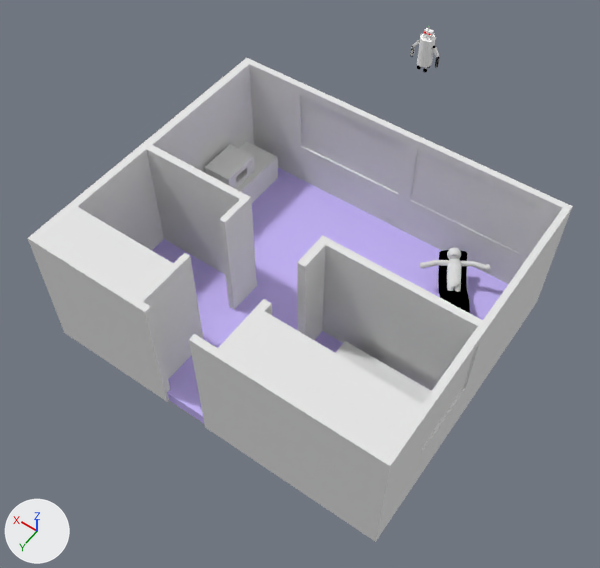
The Blender file KILL.blend, before and after one commit.
Camera for both pictures: a 50 mm lens placed at (-21.5, 30.6, 51.0), pointed at (0.6, -0.3, 2.4). The lights are fixed; the arrows at lower left show +X, +Y and +Z.

The first picture shows 'Bett', 'Bodenplatte', 'Head', 'Kissen', 'Kommode', 'LeftForearm', 'LeftForearm.002', 'LeftHand', 'LeftHand.001', 'LeftStraight', 'LeftUpperarm', 'LeftUpperarm.001', 'Mikro', 'Mirror', 'Mirror.001', 'Mirror.002', 'RightStraight', 'Room', 'Sitzflaeche'.
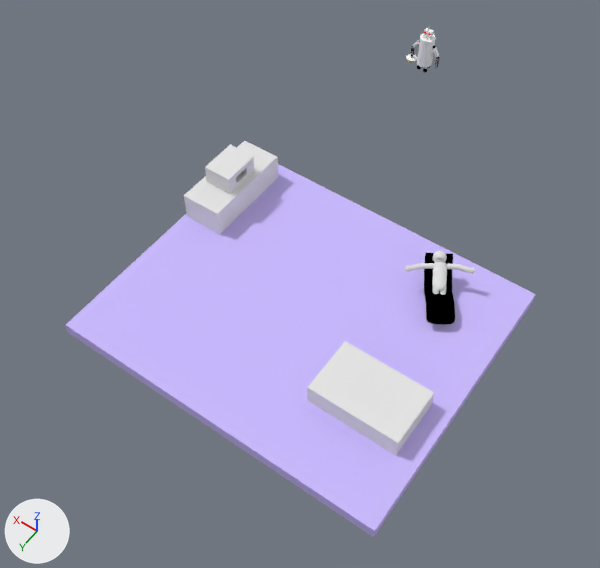
Commit message: Burger und Laser

Patch to the scene script:
```diff
--- a/KILL.blend.py
+++ b/KILL.blend.py
@@ ob_room @@
 ob_room.scale = (4.0, 4.0, -7.29)
+ob_room.hide_viewport = True
@@ ob_mirror_002 @@
 ob_mirror_002.scale = (2.84, 0.271, 1.6)
+ob_mirror_002.hide_viewport = True
@@ ob_mirror_001 @@
 ob_mirror_001.scale = (4.74, 0.407, 1.6)
+ob_mirror_001.hide_viewport = True
@@ ob_mirror @@
 ob_mirror.scale = (4.74, 0.532, 1.6)
+ob_mirror.hide_viewport = True
@@ ob_sitzflaeche @@
 ob_sitzflaeche = bpy.data.objects.new('Sitzflaeche', me_sitzflaeche)
-ob_sitzflaeche.location = (-9.34, -6.23, 1.38)
+ob_sitzflaeche.location = (-8.55, -5.48, 1.19)
 ob_sitzflaeche.rotation_euler = (0.0, 0.0, -0.992)  # degrees (0, 0, -57)
@@ ob_leftupperarm_001 @@
 ob_leftupperarm_001 = bpy.data.objects.new('LeftUpperarm.001', me_sphere_016)
-ob_leftupperarm_001.location = (-7.44, -8.48, 2.42)
+ob_leftupperarm_001.location = (-6.65, -7.72, 2.24)
 ob_leftupperarm_001.rotation_euler = (-1.555, 0.676, 2.175)  # degrees (-89, 39, 125)
@@ ob_leftupperarm @@
 ob_leftupperarm = bpy.data.objects.new('LeftUpperarm', me_sphere_002)
-ob_leftupperarm.location = (-8.06, -8.88, 2.42)
+ob_leftupperarm.location = (-7.26, -8.12, 2.24)
 ob_leftupperarm.rotation_euler = (-1.566, -0.676, -1.0)  # degrees (-90, -39, -57)
@@ ob_lefthand_001 @@
 ob_lefthand_001 = bpy.data.objects.new('LeftHand.001', me_sphere_009)
-ob_lefthand_001.location = (-9.97, -9.75, 2.4)
+ob_lefthand_001.location = (-9.17, -9.0, 2.22)
 ob_lefthand_001.rotation_euler = (-2.217, 0.0983, 0.502)  # degrees (-127, 5.6, 29)
@@ ob_leftforearm @@
 ob_leftforearm = bpy.data.objects.new('LeftForearm', me_sphere_008)
-ob_leftforearm.location = (-9.02, -9.45, 2.43)
+ob_leftforearm.location = (-8.23, -8.7, 2.25)
 ob_leftforearm.rotation_euler = (1.466, 0.646, 1.771)  # degrees (84, 37, 101)
@@ ob_leftforearm_002 @@
 ob_leftforearm_002 = bpy.data.objects.new('LeftForearm.002', me_sphere_026)
-ob_leftforearm_002.location = (-6.58, -7.86, 2.43)
+ob_leftforearm_002.location = (-5.78, -7.1, 2.25)
 ob_leftforearm_002.rotation_euler = (-1.498, 2.492, -0.666)  # degrees (-86, 143, -38)
@@ ob_lefthand @@
 ob_lefthand = bpy.data.objects.new('LeftHand', me_sphere_015)
-ob_lefthand.location = (-5.93, -7.11, 2.4)
+ob_lefthand.location = (-5.13, -6.36, 2.22)
 ob_lefthand.rotation_euler = (0.924, -0.0983, 0.655)  # degrees (53, -5.6, 38)
@@ ob_rightstraight @@
 ob_rightstraight = bpy.data.objects.new('RightStraight', me_sphere_010)
-ob_rightstraight.location = (-8.65, -6.87, 0.77)
+ob_rightstraight.location = (-7.85, -6.11, 0.58)
 ob_rightstraight.rotation_euler = (0.859, -0.000202, 0.585)  # degrees (49, 0, 34)
@@ ob_leftstraight @@
 ob_leftstraight = bpy.data.objects.new('LeftStraight', me_sphere_010)
-ob_leftstraight.location = (-9.08, -7.1, 0.81)
+ob_leftstraight.location = (-8.28, -6.35, 0.63)
 ob_leftstraight.rotation_euler = (0.879, 0.00822, 0.496)  # degrees (50, 0.5, 28)
@@ ob_head @@
 ob_head = bpy.data.objects.new('Head', me_sphere_018)
-ob_head.location = (-7.45, -9.05, 2.85)
+ob_head.location = (-6.66, -8.3, 2.67)
 ob_head.rotation_euler = (0.895, 0.0, 0.578)  # degrees (51, 0, 33)
@@ ob_kissen @@
 ob_kissen.matrix_parent_inverse = Matrix(((1.0, 0.0, 0.0, 0.951), (0.0, -0.0648, 0.0, 0.0338), (0.0, 0.0, -0.398, 1.695), (0.0, 0.0, 0.0, 1.0)))
-ob_kissen.location = (47.53, 1.164, 17.41)
+ob_kissen.location = (46.61, 1.215, 18.52)
 ob_kissen.rotation_euler = (0.0, 0.637, 0.0)  # degrees (0, 36, 0)
-ob_kissen.scale = (-1.19, -11.5, -1.98)
+ob_kissen.scale = (-2.91, -12.1, -6.05)
 _m = ob_kissen.modifiers.new('Subsurf', 'SUBSURF')
@@ ob_burgerpart_rob1_004 @@
+ob_burgerpart_rob1_004 = bpy.data.objects.new('BurgerPart_Rob1.004', me_mesh_005)  # 940 vertices, 1159 faces; spans x -4.44..4.56, y -7.18..1.13, z -1.83..1.45; in mat_material_003 (red #b70000)
+ob_burgerpart_rob1_004.location = (4.08, -21.57, 7.92)
+ob_burgerpart_rob1_004.rotation_euler = (-3.081, 0.0339, -1.202)  # degrees (-177, 1.9, -69)
+ob_burgerpart_rob1_004.scale = (0.0793, 0.0795, 0.0502)
@@ ob_burgerpart_rob1_001 @@
+ob_burgerpart_rob1_001 = bpy.data.objects.new('BurgerPart_Rob1.001', me_cylinder_015)  # 98 vertices, 128 faces; spans x -1.0..1.0, y -1.0..1.0, z -1.0..1.0; in mat_material_007 (its picture is missing); modifiers SUBSURF
+ob_burgerpart_rob1_001.location = (4.31, -21.48, 7.83)
+ob_burgerpart_rob1_001.rotation_euler = (0.0601, 0.0339, -1.202)  # degrees (3.4, 1.9, -69)
+ob_burgerpart_rob1_001.scale = (0.362, 0.363, 0.052)
@@ ob_burgerpart_rob1_002 @@
+ob_burgerpart_rob1_002 = bpy.data.objects.new('BurgerPart_Rob1.002', me_cylinder_016)  # a 32-sided cylinder along z spanning x -1.0..1.0, y -1.0..1.0, z -1.0..1.0; in mat_material_008 (brown #a57000); modifiers SUBSURF
+ob_burgerpart_rob1_002.location = (4.31, -21.48, 7.92)
+ob_burgerpart_rob1_002.rotation_euler = (-3.081, 0.0339, -1.202)  # degrees (-177, 1.9, -69)
+ob_burgerpart_rob1_002.scale = (0.347, 0.348, 0.0499)
@@ ob_burgerplatte_rob1 @@
+ob_burgerplatte_rob1 = bpy.data.objects.new('BurgerPlatte_Rob1', me_cylinder_014)  # 130 vertices, 160 faces; spans x -3.0..3.0, y -3.0..3.0, z -2.24..1.0; in mat_material_006 (white #ffffff); modifiers SUBSURF
+ob_burgerplatte_rob1.location = (4.3, -21.48, 8.11)
+ob_burgerplatte_rob1.rotation_euler = (-0.0602, -3.108, -1.203)  # degrees (-3.4, -178, -69)
+ob_burgerplatte_rob1.scale = (-0.16, -0.161, -0.0269)
```

Where the change shows, as pixel boxes (x1, y1, x2, y2) in the pictures (600 x 568 px):
'Room', hidden
    before: (28, 58, 573, 542)
'Mirror', hidden
    before: (410, 150, 536, 253)
'Mirror.001', hidden
    before: (301, 96, 405, 192)
'Sitzflaeche', moved
    before: (438, 250, 470, 313)
    after: (424, 269, 455, 324)
'Mirror.002', hidden
    before: (423, 350, 475, 446)
'Torso.001', moved
    before: (447, 259, 462, 288)
    after: (432, 262, 447, 291)
'Head', moved
    before: (447, 247, 461, 259)
    after: (433, 251, 447, 262)
'Kissen', moved, rescaled
    before: (440, 254, 466, 259)
    after: (425, 253, 453, 264)
'LeftForearm', moved
    before: (473, 261, 485, 270)
    after: (458, 264, 470, 273)
'LeftUpperarm.001', moved
    before: (437, 260, 448, 266)
    after: (422, 263, 434, 269)
'LeftForearm.002', moved
    before: (425, 260, 437, 267)
    after: (411, 263, 423, 271)
'LeftUpperarm', moved
    before: (461, 261, 474, 266)
    after: (446, 264, 459, 270)
'LeftStraight', moved
    before: (454, 283, 461, 292)
    after: (440, 287, 446, 295)
'LeftHand.001', moved
    before: (485, 264, 491, 271)
    after: (470, 267, 476, 274)
'LeftHand', moved
    before: (420, 262, 426, 269)
    after: (405, 265, 411, 272)
'RightStraight', moved
    before: (447, 283, 453, 291)
    after: (432, 287, 439, 294)
'BurgerPlatte_Rob1', added
    after: (406, 54, 417, 61)
'Bodenplatte', unchanged, uncovered by the edit
    before: (152, 168, 508, 423)
    after: (66, 164, 536, 537)
'Bett', unchanged, uncovered by the edit
    before: (336, 341, 431, 404)
    after: (307, 341, 434, 455)
'Kommode', unchanged, uncovered by the edit
    before: (236, 141, 278, 203)
    after: (184, 141, 278, 234)
